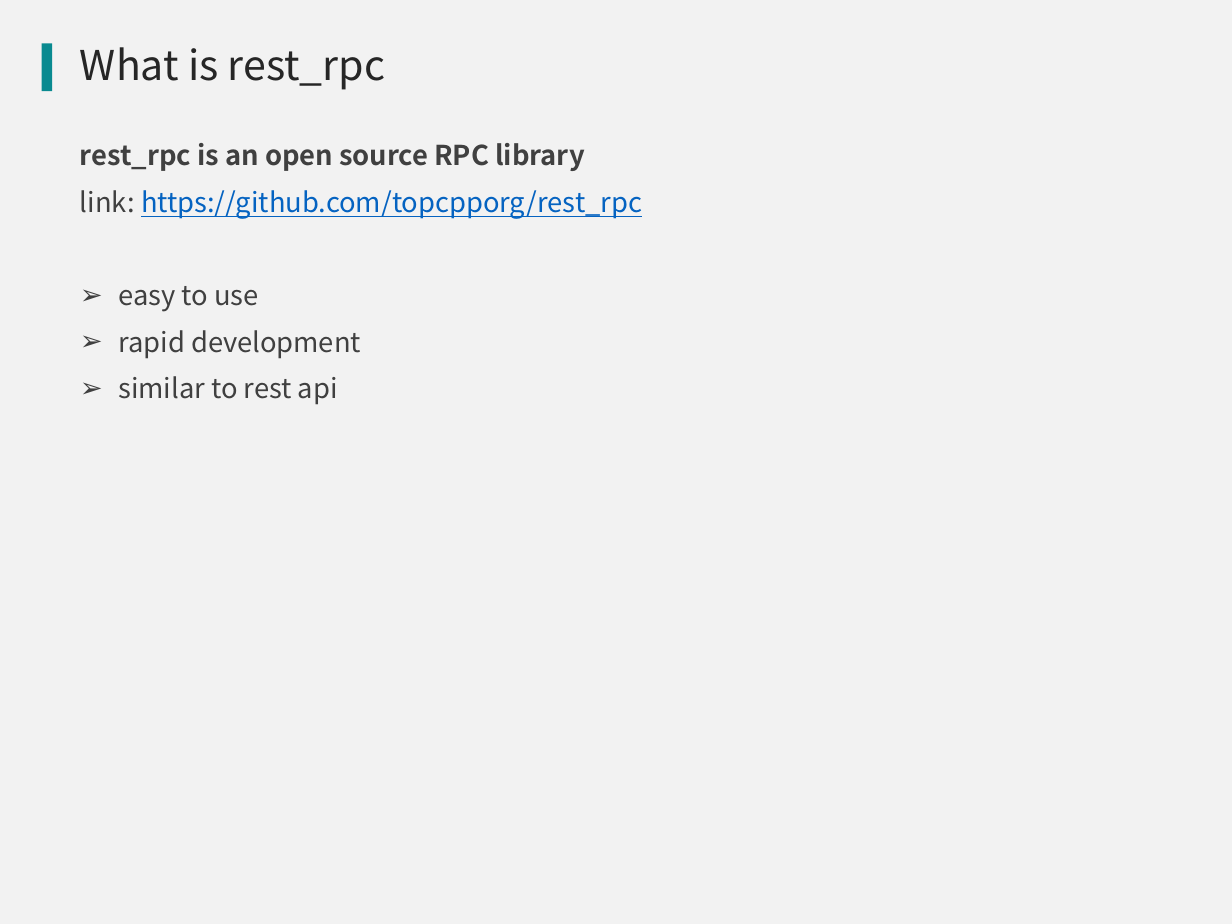
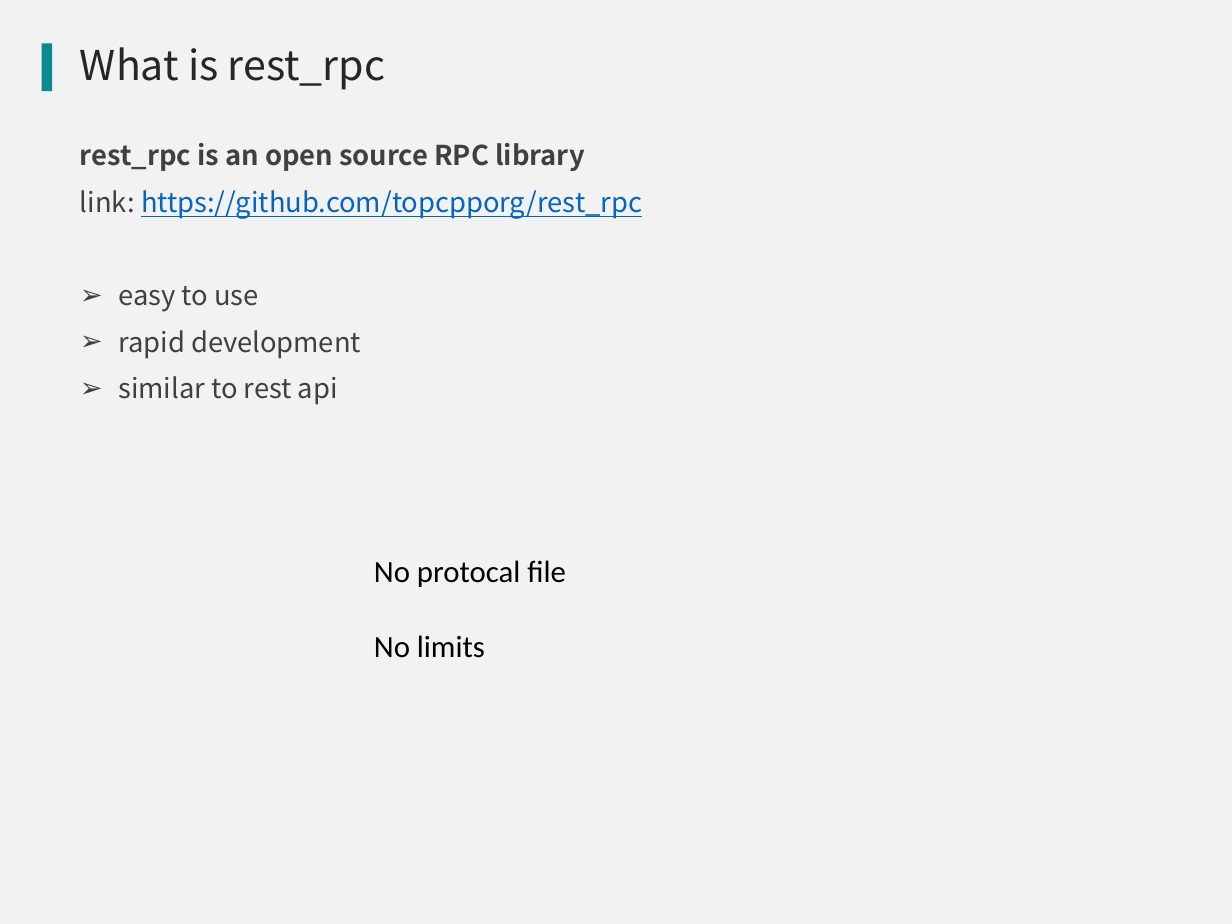
Before and after one commit to qicosmos/cppnow2017-ppt, a slide deck: slide 8 of An easy to use RPC framework implemented by c++11 and c++14.pptx. Drawn at 1232x924 pixels with LibreOffice and Linux fonts; fonts in the diff are those of the drawing; background and template pictures are left out. Boxes give left, top, right and bottom in pixels: in the first picture for what was removed or moved away, otherwise in the second. Text is boxed around its words. In the diff, an @@ line names an element or a change of style, - is before the commit and + after.

```diff
--- a/An easy to use RPC framework implemented by c++11 and c++14.pptx
+++ b/An easy to use RPC framework implemented by c++11 and c++14.pptx
@@ text added at (x1=374, y1=560, x2=566, y2=587), 18 pt, text #000000 @@
+No protocal file
@@ text added at (x1=374, y1=635, x2=485, y2=658), 18 pt, text #000000 @@
+No limits
```
Also in this commit, not shown: 6 other slides changed, 1 slide added.
